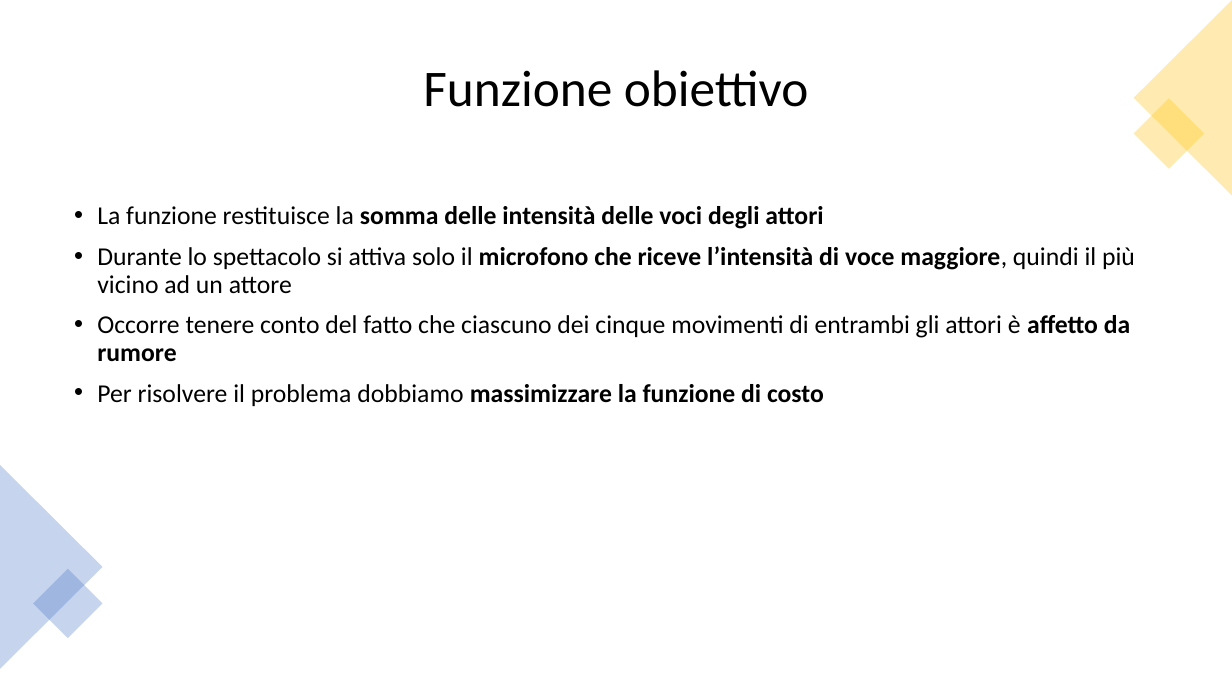
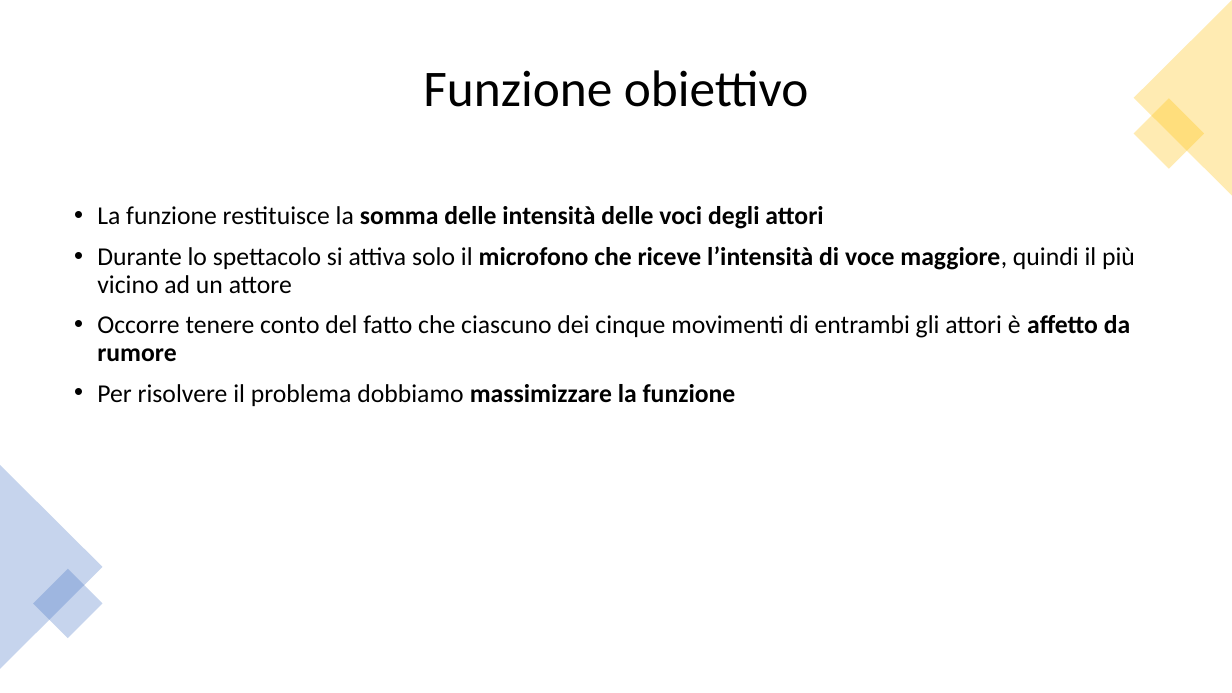
Before and after one commit to af20/mds_decision_making, a slide deck: slide 5 of R/Decision Making slides.pptx. Drawn at 1232x693 pixels with LibreOffice and Linux fonts; fonts in the diff are those of the drawing. Boxes give left, top, right and bottom in pixels: in the first picture for what was removed or moved away, otherwise in the second. Text is boxed around its words. In the diff, an @@ line names an element or a change of style, - is before the commit and + after.

```diff
--- a/R/Decision Making slides.pptx
+++ b/R/Decision Making slides.pptx
@@ text at (97, 384, 736, 406): text changed @@
-• Per risolvere il problema dobbiamo massimizzare la funzione di costo
+• Per risolvere il problema dobbiamo massimizzare la funzione
```
Also in this commit, not shown: 2 other slides changed.
